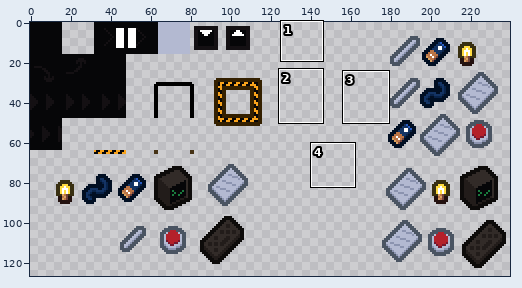
Two states of a sprite sheet, sprites.png. Above: a wide view before the commit, with the close-up outlined.
Close-up. Earlier state:
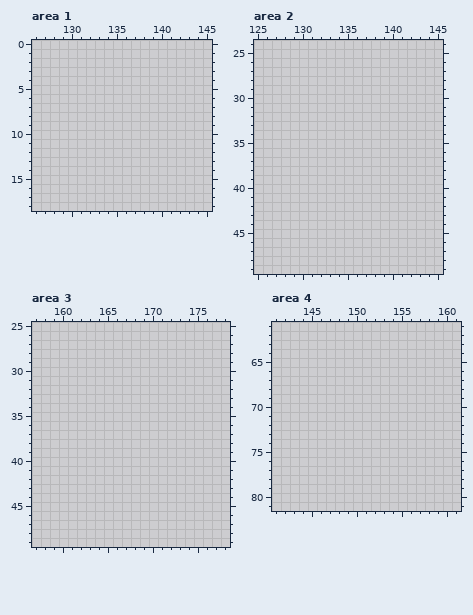
The file is 240x128 pixels. Shown: area 1: x 126..145, y 0..18; area 2: x 125..145, y 24..49; area 3: x 157..178, y 25..49; area 4: x 141..161, y 61..81. The old version is drawn lined up with the new one. The wide view leaves out empty margins.
Once edited:
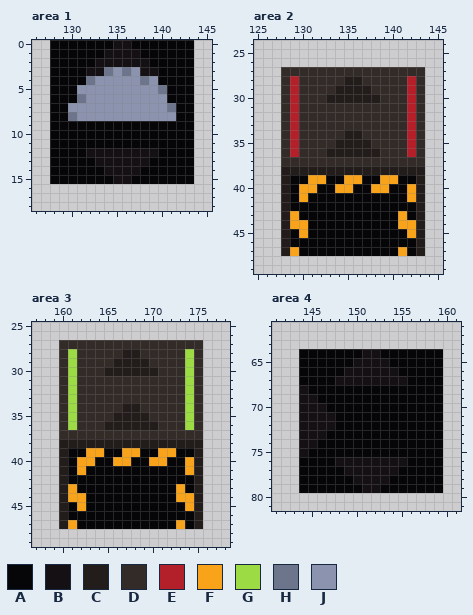
Palette (. is transparent): A #060608  B #141013  C #221c1a  D #322b28  E #b4202a  F #f9a31b  G #9cdb43  H #6d758d  J #8b93af
The edit:
drawings rearranged on the sheet (the old picture shows each at its new place)
Changed rows in their new state; - is an unchanged pixel.
Area 1:
first column x 128:
 0 AAAAAAABBAAAAAAA
 1 AAAAAABBBBAAAAAA
 2 AAAAABBBBBBAAAAA
 3 AAAABBHJHJBBAAAA
 4 AAAAHJJJJJHJAAAA
 5 AAAJJJJJJJJJHAAA
 6 AAAHJJJJJJJJJAAA
 7 AAJJJJJJJJJJJHAA
 8 AAHJJJJJJJJJJJAA
 9 AAAAAAAAAAAAAAAA
10 AAAAAAAAAAAAAAAA
11 AAAAAAAAAAAAAAAA
12 AAAABBBBBBBBAAAA
13 AAAAABBBBBBAAAAA
14 AAAAAABBBBAAAAAA
15 AAAAAAABBAAAAAAA
Area 2:
first column x 128:
27 DDDDDDDDDDDDDDDD
28 DEDDDDDCCDDDDDED
29 DEDDDDCCCCDDDDED
30 DEDDDCCCCCCDDDED
31 DEDDDDDDDDDDDDED
32 DEDDDDDDDDDDDDED
33 DEDDDDDDDDDDDDED
34 DEDDDDDCCDDDDDED
35 DEDDDDCCCCDDDDED
36 DEDDDCCCCCCDDDED
37 DDDDDDDDDDDDDDDD
38 CCCCCCCCCCCCCCCC
39 CAAFFAAFFAAFFAAC
40 CAFFAAFFAAFFAAFC
41 CAFAAAAAAAAAAAFC
42 CAAAAAAAAAAAAAAC
43 CFAAAAAAAAAAAFAC
44 CFFAAAAAAAAAAFFC
45 CAFAAAAAAAAAAAFC
46 CAAAAAAAAAAAAAAC
47 CFAAAAAAAAAAAFAC
Area 3:
first column x 160:
27 DDDDDDDDDDDDDDDD
28 DGDDDDDCCDDDDDGD
29 DGDDDDCCCCDDDDGD
30 DGDDDCCCCCCDDDGD
31 DGDDDDDDDDDDDDGD
32 DGDDDDDDDDDDDDGD
33 DGDDDDDDDDDDDDGD
34 DGDDDDDCCDDDDDGD
35 DGDDDDCCCCDDDDGD
36 DGDDDCCCCCCDDDGD
37 DDDDDDDDDDDDDDDD
38 CCCCCCCCCCCCCCCC
39 CAAFFAAFFAAFFAAC
40 CAFFAAFFAAFFAAFC
41 CAFAAAAAAAAAAAFC
42 CAAAAAAAAAAAAAAC
43 CFAAAAAAAAAAAFAC
44 CFFAAAAAAAAAAFFC
45 CAFAAAAAAAAAAAFC
46 CAAAAAAAAAAAAAAC
47 CFAAAAAAAAAAAFAC
Area 4:
first column x 144:
64 AAAAAAABBAAAAAAA
65 AAAAAABBBBAAAAAA
66 AAAAABBBBBBAAAAA
67 AAAABBBBBBBBAAAA
68 BAAAAAAAAAAAAAAA
69 BBAAAAAAAAAAAAAA
70 BBBAAAAAAAAAAAAA
71 BBBBAAAAAAAAAAAA
72 BBBBAAAAAAAAAAAA
73 BBBAAAAAAAAAAAAA
74 BBAAAAAAAAAAAAAA
75 BAAAAAAAAAAAAAAA
76 AAAABBBBBBBBAAAA
77 AAAAABBBBBBAAAAA
78 AAAAAABBBBAAAAAA
79 AAAAAAABBAAAAAAA
Boxes around the changes in both close-ups, in picture pixels (x1, y1, x2, y2):
added: (50, 40, 194, 184)
added: (281, 67, 425, 256)
added: (59, 340, 203, 529)
added: (299, 349, 443, 493)
